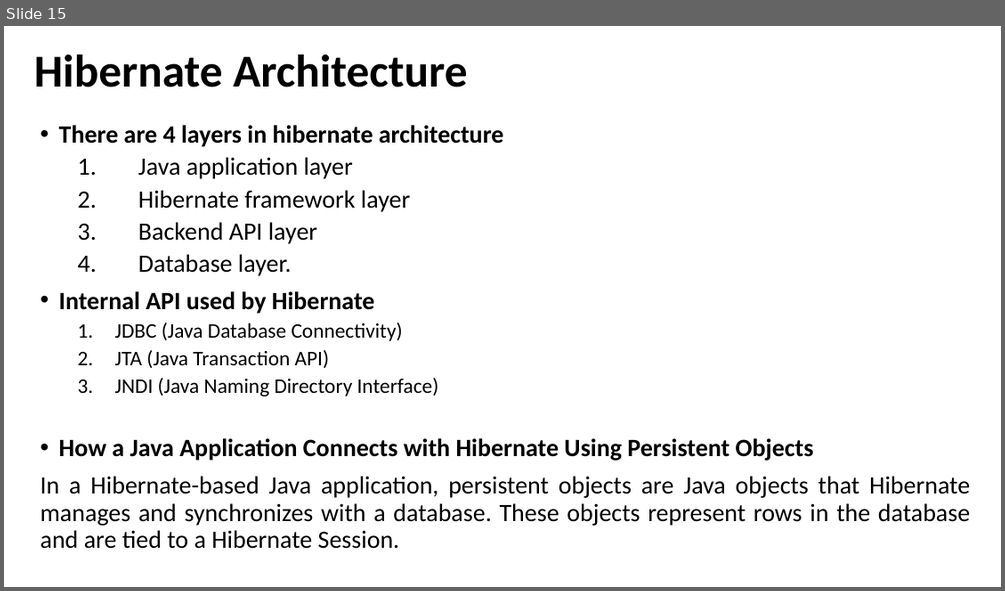
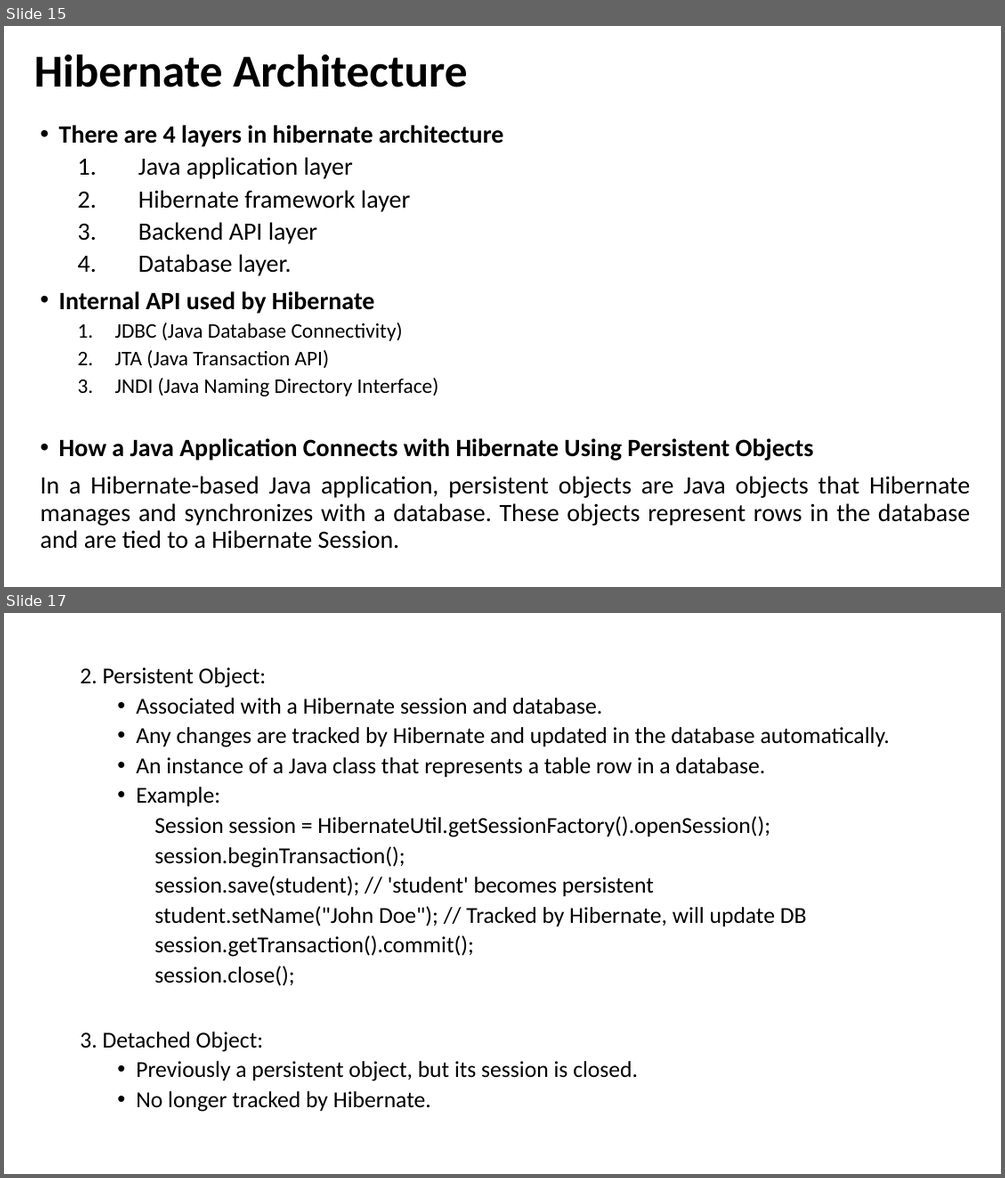
Before and after one commit to ProgrammingStairs/advancejava330, a slide deck: PPT1.pptx. Shown one above the other, each under a label of ours: slide 15 before the commit, slides 15 and 17 after it; the slides between them are not shown. The pictures are 1005x591 and 1005x1178 pixels, drawn with LibreOffice and Linux fonts; fonts in the diff are those of the drawing. Boxes give left, top, right and bottom in pixels: in the first picture for what was removed or moved away, otherwise in the second. Text is boxed around its words. In the diff, an @@ line names an element or a change of style, - is before the commit and + after.

Commit message:
ppt

```diff
--- a/PPT1.pptx
+++ b/PPT1.pptx
@@ slide 17 added at [4, 613, 1001, 1174], background #FFFFFF @@
@@ text added at [80, 667, 890, 1111], 22 pt, text #000000 @@
+2. Persistent Object:
+  • Associated with a Hibernate session and database.
+  • Any changes are tracked by Hibernate and updated in the database automatically.
+  • An instance of a Java class that represents a table row in a database.
+  • Example:
+    Session session = HibernateUtil.getSessionFactory().openSession();
+    session.beginTransaction();
+    session.save(student); // 'student' becomes persistent
+    student.setName("John Doe"); // Tracked by Hibernate, will update DB
+    session.getTransaction().commit();
+    session.close();
+3. Detached Object:
+  • Previously a persistent object, but its session is closed.
+  • No longer tracked by Hibernate.
```
Also in this commit, not shown: 21 other slides added.
